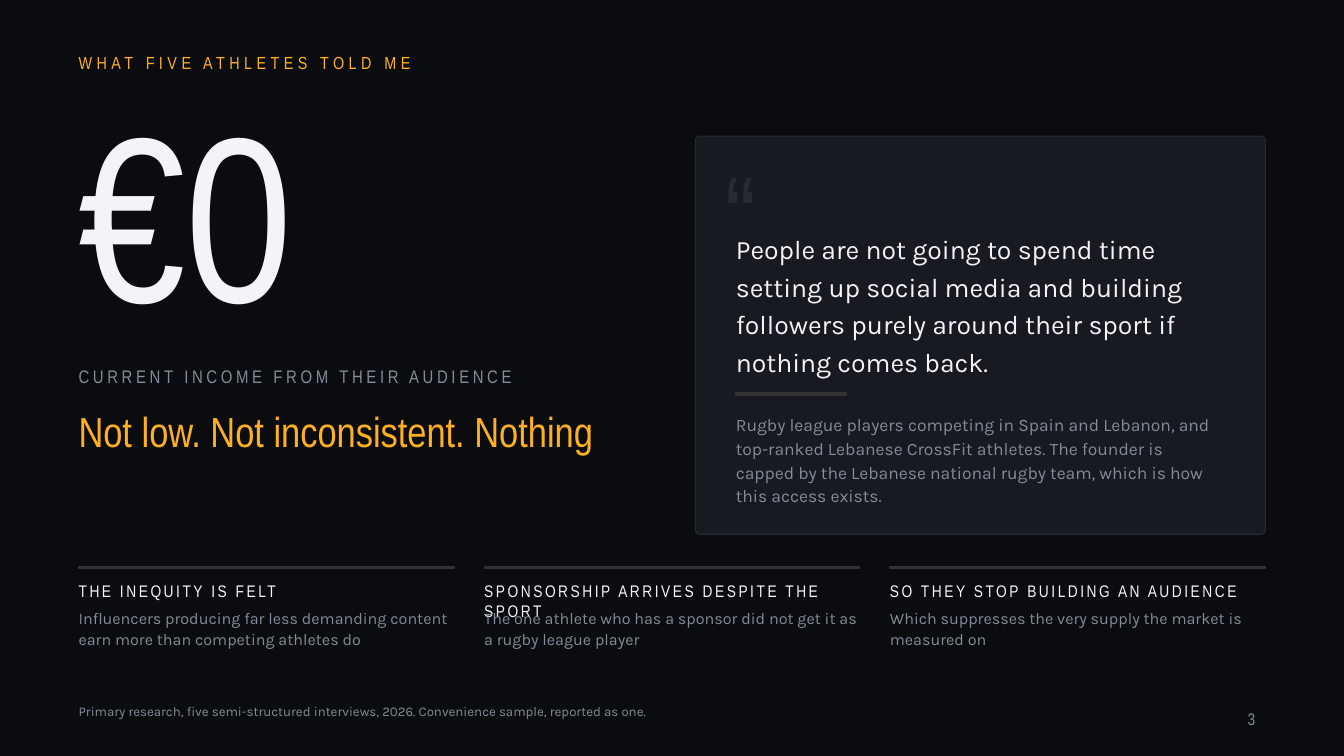
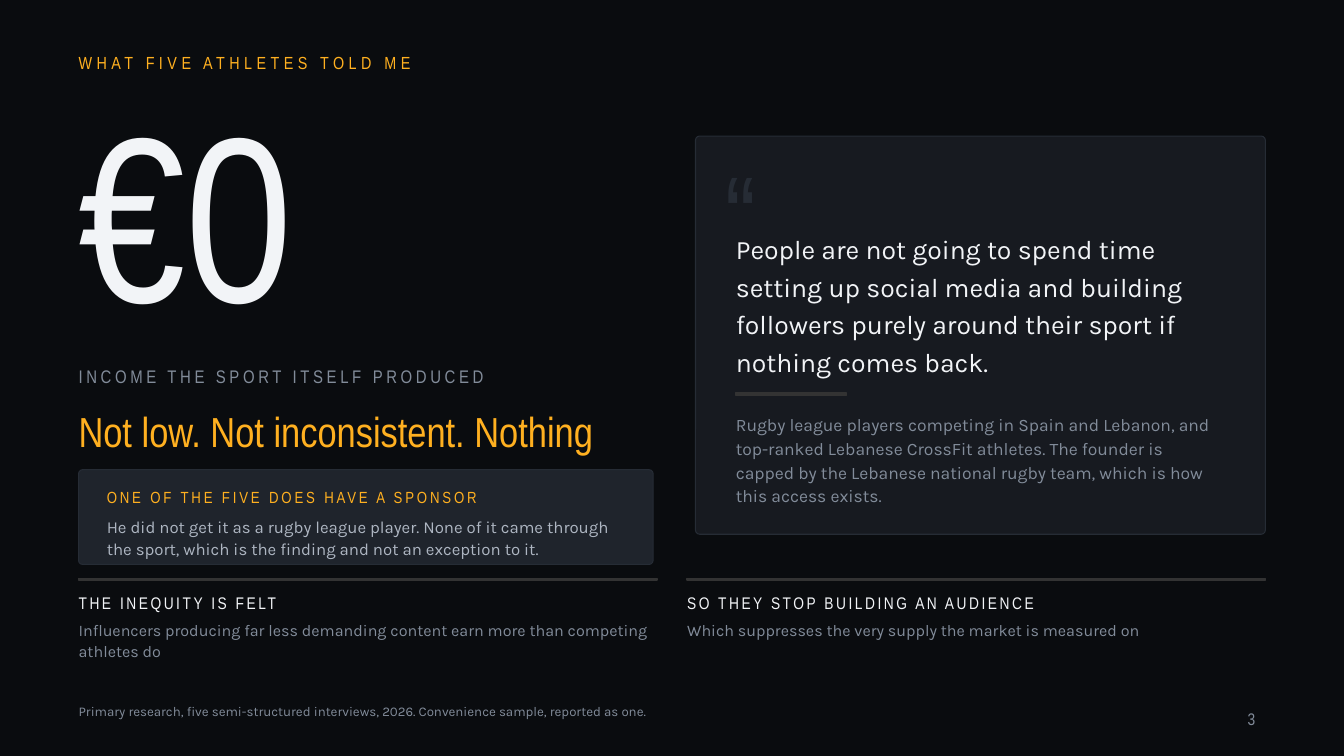
Before and after one commit to jadzoghaib/stride, a slide deck: slide 3 of deck/Stride_Pitch_Deck.pptx. Drawn at 1344x756 pixels with LibreOffice and Linux fonts; fonts in the diff are those of the drawing. Boxes give left, top, right and bottom in pixels: in the first picture for what was removed or moved away, otherwise in the second. Text is boxed around its words. In the diff, an @@ line names an element or a change of style, - is before the commit and + after.

```diff
--- a/deck/Stride_Pitch_Deck.pptx
+++ b/deck/Stride_Pitch_Deck.pptx
@@ text at (79,370,484,383): text changed @@
-CURRENT INCOME FROM THEIR AUDIENCE
+INCOME THE SPORT ITSELF PRODUCED
@@ rounded rectangle added at (79,470,653,565), fill #1F242C, outline #262C35 0.75 pt @@
@@ text added at (376,492,385,503), 11.5 pt, text #FFB020 @@
+ONE OF THE FIVE DOES HAVE A SPONSOR
@@ text added at (107,521,608,559), 12 pt, text #AEB6C2 @@
+He did not get it as a rugby league player. None of it came through the sport, which is the finding and not an exception to it.
@@ rectangle removed at (484,567,859,568) @@
@@ text "THE INEQUITY IS FELT" rewrapped from (484,610,510,624) to (79,593,657,617) @@
@@ rectangle: place and size @@
-rectangle at (79,567,454,568)
+rectangle at (79,579,657,580)
@@ text removed at (484,585,818,597) @@
-SPONSORSHIP ARRIVES DESPITE THE SPORT
@@ text "SO THEY STOP BUILDING AN ...": place and size @@
-text "SO THEY STOP BUILDING AN ..." at (890,585,1237,597)
+text "SO THEY STOP BUILDING AN ..." at (687,597,1034,609)
@@ rectangle: place and size @@
-rectangle at (890,567,1265,568)
+rectangle at (688,579,1266,580)
@@ text "Influencers producing far less demanding ..." rewrapped from (79,613,447,649) to (79,625,648,657) @@
@@ text removed at (484,610,856,649) @@
-The one athlete who has a sponsor did not get it as a rugby league player
@@ text "Which suppresses the very supply ..." rewrapped from (890,613,1242,645) to (687,625,1140,640) @@
```
Also in this commit, not shown: 1 other slide changed, 3 other files.
